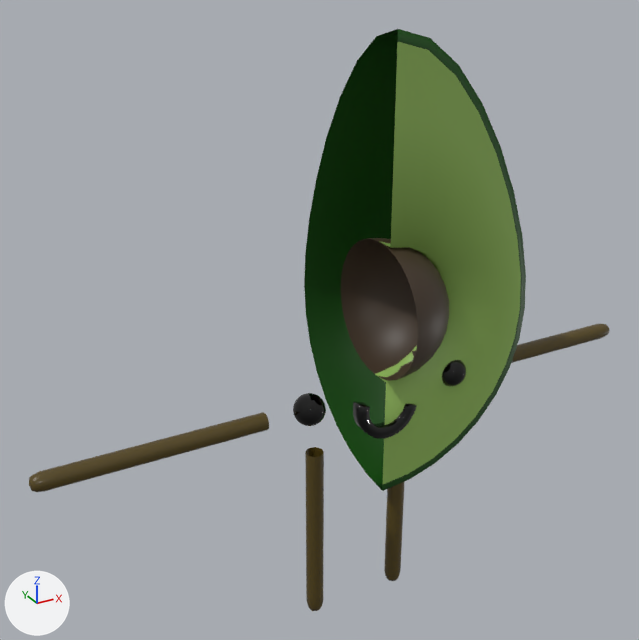
A saved change to the glTF model client/static/models/Gauca.glb.
Both versions are drawn from a 50 mm lens placed at (-2.52, -3.78, 4.13), pointed at (-0.16, 0.51, 1.98). The lights are fixed; the arrows at lower left show +X, +Y and +Z. Where no turn or scale is listed for an object, it has been applied to the vertices.
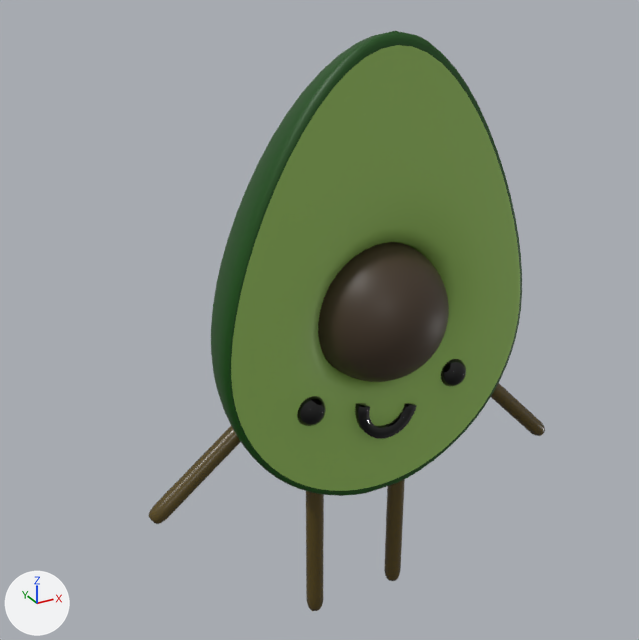
The newer file is also turned or shifted as a whole; pictures and numbers use the older file's frame.

Changed parts and their boxes (x1, y1, x2, y2) in the pictures (639 x 640 px):
'Sphere.006', added (green): after (211, 31, 522, 496)
    faces in mat_light (green #92b95b): (231, 45, 520, 491)
    faces in mat_dark (dark green #0c4c00): (211, 31, 522, 496)
'Sphere', deleted (green): before (304, 29, 526, 491)
    faces in mat_light (green #92b95b): (375, 42, 521, 484)
    faces in mat_dark (dark green #0c4c00): (304, 29, 526, 491)
'Sphere.007', added (brown): after (318, 242, 449, 382)
'Sphere.001', deleted (brown): before (341, 238, 449, 381)
'Cylinder.001', deleted (brown): before (29, 324, 610, 611)
'Cylinder.002', added (brown): after (148, 383, 545, 611)

The change, as a list of edits to the scene's bpy script:
```text
Add me_sphere_008:
    me_sphere_008.from_pydata(...)  # 1986 vertices, 3968 faces; spans x -0.404..0.404, y -0.285..0.523, z -0.257..0.559
    me_sphere_008.materials.append(mat_pit)  # brown #423425
Add me_sphere_007:
    me_sphere_007.from_pydata(...)  # 1509 vertices, 2976 faces; spans x -0.98..0.98, y 0.0..0.99, z -1.0..1.67
    # faces by material slot: [2240, 736]
    me_sphere_007.materials.append(mat_dark)  # dark green #0c4c00
    me_sphere_007.materials.append(mat_light)  # green #92b95b
Add me_cylinder_002:
    me_cylinder_002.from_pydata(...)  # 1036 vertices, 2016 faces; spans x -1.7..1.02, y -0.3..0.06, z -1.47..0.52
    me_cylinder_002.materials.append(mat_arms)  # brown #564718
Remove ob_cylinder_001:
    ob_cylinder_001 = bpy.data.objects.new('Cylinder.001', me_cylinder_001)
    ob_cylinder_001.location = (0.306, 0.3, 1.472)
Remove ob_sphere:
    ob_sphere = bpy.data.objects.new('Sphere', me_sphere_001)
    ob_sphere.location = (0.0, 0.0, 2.011)
Remove ob_sphere_001:
    ob_sphere_001 = bpy.data.objects.new('Sphere.001', me_sphere_002)
    ob_sphere_001.location = (0.0, 0.0, 2.011)
Add ob_sphere_007:
    ob_sphere_007 = bpy.data.objects.new('Sphere.007', me_sphere_008)
    ob_sphere_007.location = (0.0, 0.0, 2.011)
Add ob_sphere_006:
    ob_sphere_006 = bpy.data.objects.new('Sphere.006', me_sphere_007)
    ob_sphere_006.location = (0.0, 0.0, 2.011)
Add ob_cylinder_002:
    ob_cylinder_002 = bpy.data.objects.new('Cylinder.002', me_cylinder_002)
    ob_cylinder_002.location = (0.306, 0.3, 1.472)
```
